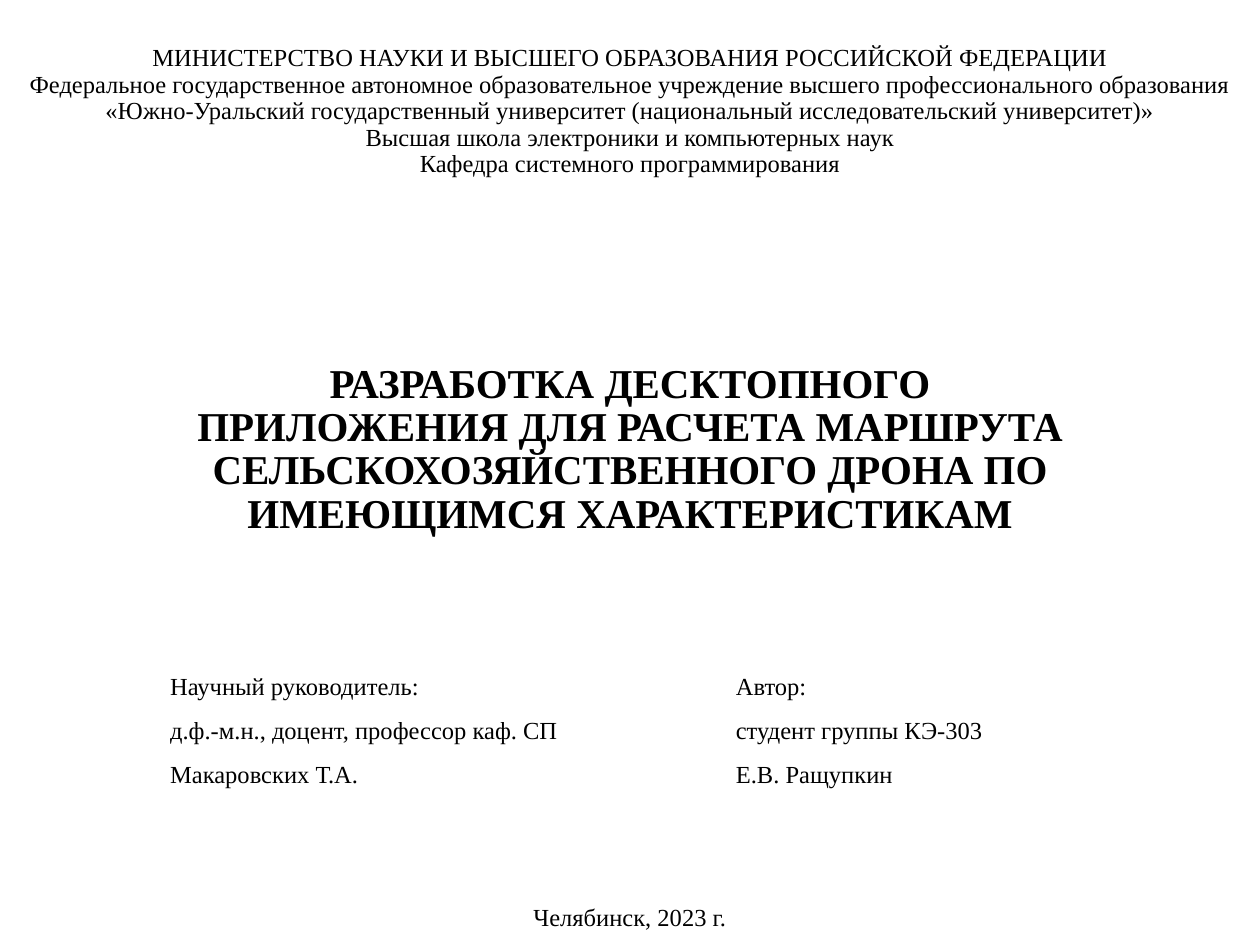
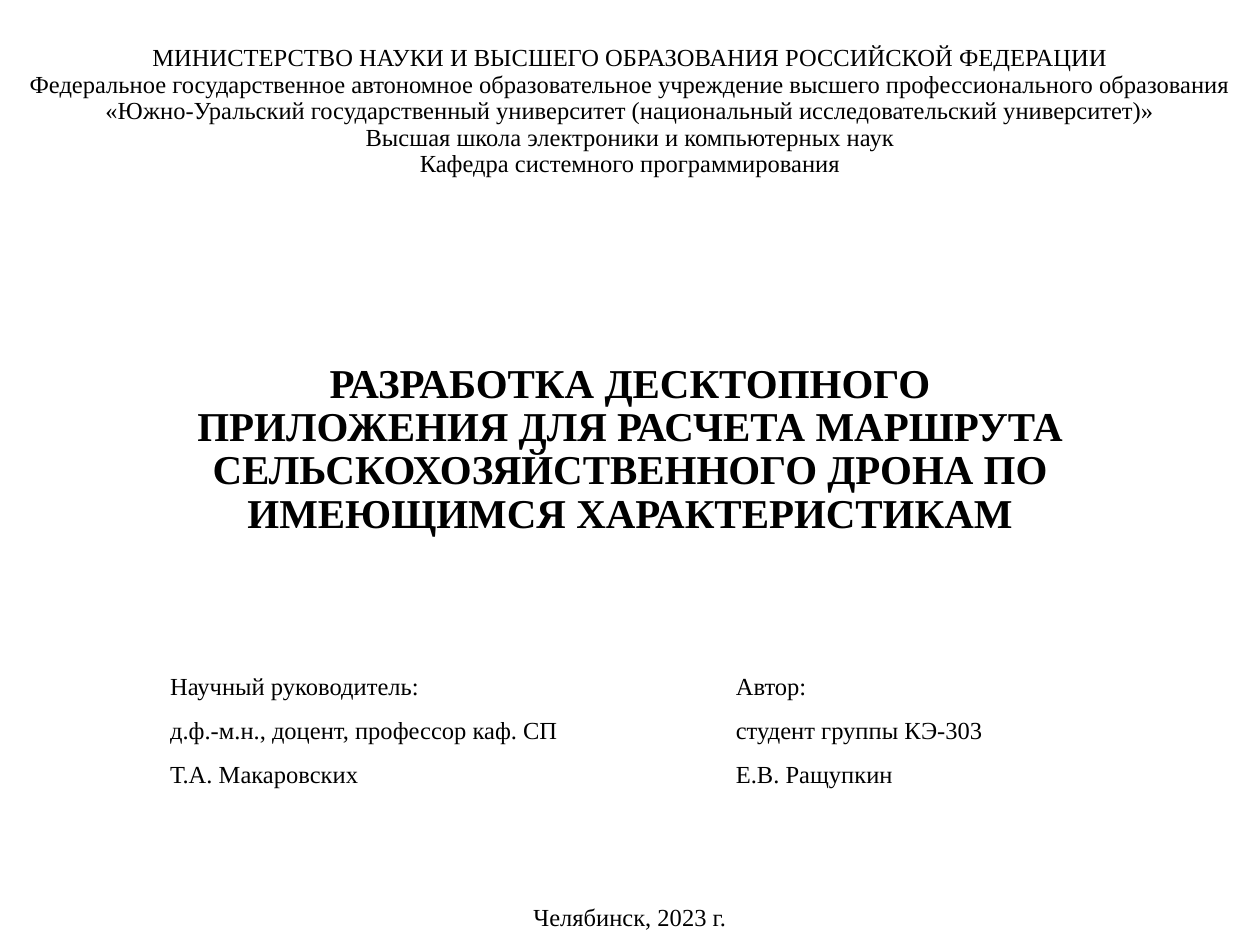
Before and after one commit to evgenkot/uav-route-calculation, a slide deck: slide 1 of doc/Raschupkin_EV_UAV_Route_Planning.pptx. Drawn at 1260x945 pixels with LibreOffice and Linux fonts; fonts in the diff are those of the drawing. Boxes give left, top, right and bottom in pixels: in the first picture for what was removed or moved away, otherwise in the second. Text is boxed around its words. In the diff, an @@ line names an element or a change of style, - is before the commit and + after.

```diff
--- a/doc/Raschupkin_EV_UAV_Route_Planning.pptx
+++ b/doc/Raschupkin_EV_UAV_Route_Planning.pptx
@@ text at [170, 766, 358, 788]: text changed @@
-Макаровских Т.А.
+Т.А. Макаровских
```
Also in this commit, not shown: 16 other slides changed, 1 slide added, 1 other file.
